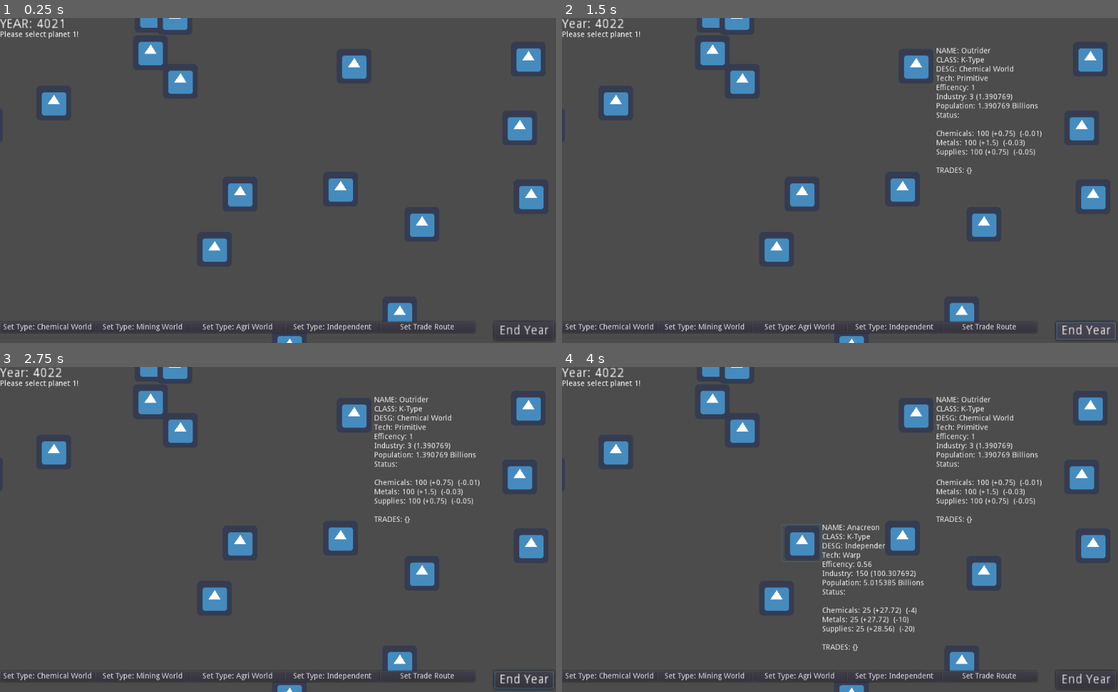
Above: before the commit, frames 1-4 (two rows, left to right).
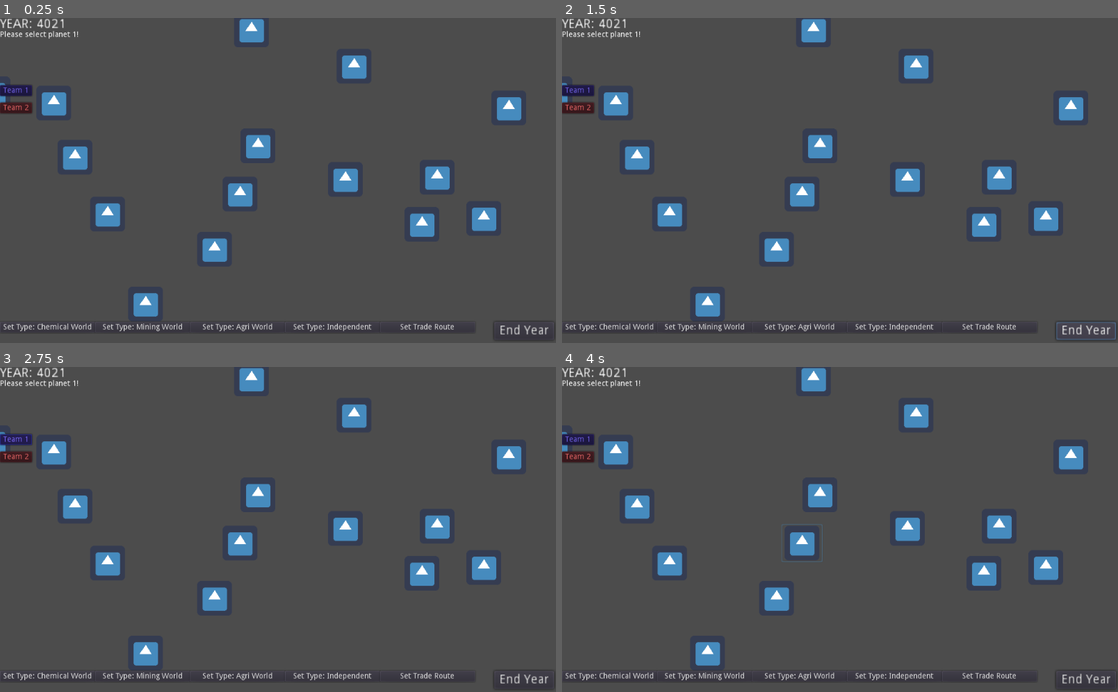
Above: after the commit, the same moments.

Repository: Nore5515/Anacreon4022
Game: Godot game, scene res://Main.tscn
Two runs of this game, one before a commit and one after it. Both use one fixed random seed, a clock stepped at 60 frames per second and the inputs below. The engine's default icon, where the game draws it, is replaced by a stand-in: a white triangle on a blue panel in a dark square.
Inputs (mouse positions are in pixels of both pictures, inside the frame that each line leads up to):
- Up to frame 1 (0.25 s): no input
- Up to frame 2 (1.5 s): click "NAME: Outrider CLASS: K-Type …" (after the commit: "NAME: Anacreon CLASS: K-Type …") at 0.5 s; click "End Year" at 1.25 s
- Up to frame 3 (2.75 s): click (16, 438) at 2 s, where only the run after the commit has a clickable "Team 1"
- Up to frame 4 (4 s): click (578, 458) at 2.75 s, where only the run after the commit has a clickable "Team 2"; click "NAME: Anacreon CLASS: K-Type …" at 3.5 s

The runs differ from the first frame. In frame 1, 5.6% of the frame differs, in the area x 0-98%, y 0-100%; in frame 2, 7.0%; in frame 3, 7.0%; in frame 4, 8.2%.
Error after the commit: Parse Error: ':' expected at end of line. (res://Planet.gd:240)

Commit message:
working on teams and factions

Diff:
--- a/Hub.gd
+++ b/Hub.gd
@@ -57,3 +57,8 @@
 		world1Selecting = true
 	if selectedWorld != null:
 		tradeNotes.text = "Please hit 'esc' to deselect your current world."
+
+
+func assignTeam(teamName, teamColor):
+	if selectedWorld != null:
+		selectedWorld.setTeam(teamName, teamColor)
--- a/Main.tscn
+++ b/Main.tscn
@@ -9,6 +9,8 @@
 [ext_resource path="res://TradePanel.gd" type="Script" id=7]
 [ext_resource path="res://PlanetGenerator.gd" type="Script" id=8]
 [ext_resource path="res://Planet.tscn" type="PackedScene" id=9]
+[ext_resource path="res://Imports/icon.png" type="Texture" id=10]
+[ext_resource path="res://TeamButton.gd" type="Script" id=11]
 
 [node name="Main" type="Node2D"]
 script = ExtResource( 6 )
@@ -55,6 +57,12 @@
 __meta__ = {
 "_edit_use_anchors_": false
 }
+
+[node name="warningIcon" type="Sprite" parent="Planet2"]
+visible = false
+position = Vector2( 38.0664, -30.2764 )
+scale = Vector2( 0.0317115, 0.0317115 )
+texture = ExtResource( 10 )
 
 [node name="Camera2D" type="Camera2D" parent="."]
 position = Vector2( 510.909, 299.881 )
@@ -133,6 +141,32 @@
 "_edit_use_anchors_": false
 }
 
+[node name="Team1" type="Button" parent="CanvasLayer"]
+modulate = Color( 0.494118, 0.423529, 1, 1 )
+margin_top = 124.189
+margin_right = 59.0
+margin_bottom = 144.189
+text = "Team 1"
+script = ExtResource( 11 )
+__meta__ = {
+"_edit_use_anchors_": false
+}
+teamName = "Team 1"
+teamColor = Color( 0.34902, 0.345098, 0.968627, 1 )
+
+[node name="Team2" type="Button" parent="CanvasLayer"]
+modulate = Color( 1, 0.447059, 0.447059, 1 )
+margin_top = 156.489
+margin_right = 59.0
+margin_bottom = 176.489
+text = "Team 2"
+script = ExtResource( 11 )
+__meta__ = {
+"_edit_use_anchors_": false
+}
+teamName = "Team 2"
+teamColor = Color( 1, 0.34902, 0.34902, 1 )
+
 [node name="Hub" type="Node2D" parent="CanvasLayer" groups=[
 "hub",
 ]]
@@ -268,6 +302,17 @@
 [node name="Timer" type="Timer" parent="."]
 wait_time = 15.0
 autostart = true
+
+[node name="PlanetDetails" type="Label" parent="."]
+visible = false
+margin_left = 878.877
+margin_right = 1026.0
+margin_bottom = 14.0
+text = "sdasd"
+autowrap = true
+__meta__ = {
+"_edit_use_anchors_": false
+}
 [connection signal="pressed" from="Planet2" to="Planet2" method="_on_Planet_pressed"]
 [connection signal="pressed" from="CanvasLayer/EndYear" to="CanvasLayer/EndYear" method="_on_EndYear_pressed"]
 [connection signal="pressed" from="CanvasLayer/SetChem" to="CanvasLayer/Hub" method="_on_SetChem_pressed"]
--- a/Planet.gd
+++ b/Planet.gd
@@ -28,9 +28,17 @@
 var chemTrades = {}
 var netChemExchange = 0
 
+var metTrades = {}
+var netMetExchange = 0
+
+var supTrades = {}
+var netSupExchange = 0
+
 var chemDanger = ""
 var metDanger = ""
 var supDanger = ""
+
+var team = ""
 
 var efficency = 1.0
 export (float) var industry = 150
@@ -43,6 +51,10 @@
 
 func _ready():
 	init()
+
+func setTeam(teamName, teamColor):
+	team = teamName
+	modulate = teamColor
 
 func init():
 	if (worldTech == "Pre-Tech"):
@@ -65,15 +77,37 @@
 			chemTrades[planetName] += amount
 		else:
 			chemTrades[planetName] = amount
+	elif (type == "met"):
+		if metTrades.keys().has(planetName):
+			metTrades[planetName] += amount
+		else:
+			metTrades[planetName] = amount
+	elif (type == "sup"):
+		if supTrades.keys().has(planetName):
+			supTrades[planetName] += amount
+		else:
+			supTrades[planetName] = amount
 
 	netChemExchange = 0
 	for key in chemTrades.keys():
 		netChemExchange += chemTrades[key]
 
+	netMetExchange = 0
+	for key in metTrades.keys():
+		netMetExchange += metTrades[key]
+
+	netSupExchange = 0
+	for key in supTrades.keys():
+		netSupExchange += supTrades[key]
+
 
 func removeTrades(planetName):
 	if chemTrades.keys().has(planetName):
 		chemTrades.erase(planetName)
+	if metTrades.keys().has(planetName):
+		metTrades.erase(planetName)
+	if supTrades.keys().has(planetName):
+		supTrades.erase(planetName)
 
 func desgPlanet(newDesg):
 	if newDesg == worldDesg:
@@ -110,6 +144,7 @@
 	$Details.visible = !$Details.visible
 	get_tree().get_nodes_in_group("hub")[0].setPlanet(self)
 
+
 func endYear():
 	chemicals += ceil(chemicalGrowth-chemDraw)
 	metals += ceil(metalsGrowth-metDraw)
@@ -124,7 +159,7 @@
 	chemicalGrowth = chemPer * industry * efficency
 	metalsGrowth = metPer * industry * efficency
 	suppliesGrowth = supPer * industry * efficency
-	chemDraw = population * techMod
+	chemDraw = population * techMod * 2.5
 	chemDraw = stepify(chemDraw, 0.01)
 	metDraw = population * 2.5 * techMod
 	metDraw = stepify(metDraw, 0.01)
@@ -136,19 +171,33 @@
 	else:
 		chemicalGrowth += netChemExchange
 
+	if netMetExchange < 0:
+		metDraw -= netMetExchange
+	else:
+		metalsGrowth += netMetExchange
+
+	if netSupExchange < 0:
+		supDraw -= netSupExchange
+	else:
+		suppliesGrowth += netSupExchange
+
+	$warningIcon.visible = false
 	status = ""
 	if chemicals < 0:
 		chemicals = 0
 		efficency = efficency * 0.9
 		status += "Chem Shortages   "
+		$warningIcon.visible = true
 	if metals < 0:
 		metals = 0
 		industry = industry * 0.8
 		status += "Industrial Collapse   "
+		$warningIcon.visible = true
 	if supplies < 0:
 		supplies = 0
 		population = population * 0.8
 		status += "Famine   "
+		$warningIcon.visible = true
 
 	population += 1.2 * ((26-population)/26)
 	idealIndustry = population * 20 * techMod
@@ -158,7 +207,6 @@
 			industry = idealIndustry
 
 
-
 	if chemDraw > chemicalGrowth:
 		chemDanger = "!"
 		if chemicals - chemDraw * 10 < 0:
@@ -178,7 +226,18 @@
 	else:
 		supDanger = ""
 
+	if team != "":
+		print ("Aligned!")
+
 	updateDetails()
+
+func getNearestPlanet():
+	var nearest
+	for planet in get_tree().get_nodes_in_group("planet"):
+		if nearest == null:
+			nearest = planet
+		else:
+			if nearest.position
 
 func updateDetails():
 
@@ -190,8 +249,8 @@
 	string += "\nIndustry: " + String(industry) + " (" + String(idealIndustry) + ")"
 	string += "\nPopulation: " + String(population) + " Billions"
 	string += "\nStatus: " + status
-	string += "\n\n" + chemDanger + "Chemicals: " + String(chemicals) + " (+" + String(chemicalGrowth) + ")  (-" + String (chemDraw) + ")"
-	string += "\n" + metDanger + "Metals: " + String(metals) + " (+" + String(metalsGrowth) + ")  (-" + String (metDraw) + ")"
-	string += "\n" + supDanger + "Supplies: " + String(supplies) + " (+" + String(suppliesGrowth) + ")  (-" + String (supDraw) + ")"
+	string += "\n\n" + chemDanger + "Chemicals: " + String(chemicals) + " [" + String(chemicalGrowth-chemDraw) + "] (+" + String(chemicalGrowth) + ")  (-" + String (chemDraw) + ")"
+	string += "\n" + metDanger + "Metals: " + String(metals) + " [" + String(metalsGrowth-metDraw) + "] (+" + String(metalsGrowth) + ")  (-" + String (metDraw) + ")"
+	string += "\n" + supDanger + "Supplies: " + String(supplies) + " [" + String(suppliesGrowth-supDraw) + "]  (-" + String (supDraw) + ")"
 	string += "\n\nTRADES: " + String(chemTrades)
 	$Details.text = string
--- a/Planet.tscn
+++ b/Planet.tscn
@@ -1,7 +1,8 @@
-[gd_scene load_steps=3 format=2]
+[gd_scene load_steps=4 format=2]
 
 [ext_resource path="res://icon.png" type="Texture" id=1]
 [ext_resource path="res://Planet.gd" type="Script" id=2]
+[ext_resource path="res://Imports/icon.png" type="Texture" id=3]
 
 [node name="Planet" type="Button" groups=[
 "planet",
@@ -17,6 +18,13 @@
 __meta__ = {
 "_edit_use_anchors_": false
 }
+worldName = null
+worldClass = null
+worldDesg = null
+worldTech = null
+techMod = null
+industry = null
+population = null
 
 [node name="Details" type="Label" parent="."]
 visible = false
@@ -33,4 +41,10 @@
 __meta__ = {
 "_edit_use_anchors_": false
 }
+
+[node name="warningIcon" type="Sprite" parent="."]
+visible = false
+position = Vector2( 38.959, -31.7822 )
+scale = Vector2( 0.038864, 0.038864 )
+texture = ExtResource( 3 )
 [connection signal="pressed" from="." to="." method="_on_Planet_pressed"]
--- /dev/null
+++ b/TeamButton.gd
@@ -0,0 +1,12 @@
+extends Button
+
+
+export (String) var teamName
+export (Color) var teamColor
+
+
+func _ready():
+	self.connect("pressed", self, "buttonPressed")
+
+func buttonPressed():
+	get_parent().get_node("Hub").assignTeam(teamName, teamColor)
Binary file added: Imports/icon.png
Not shown, added: Imports/icon.png.import
Not shown: 1 places in Main.tscn that only renumber resources
